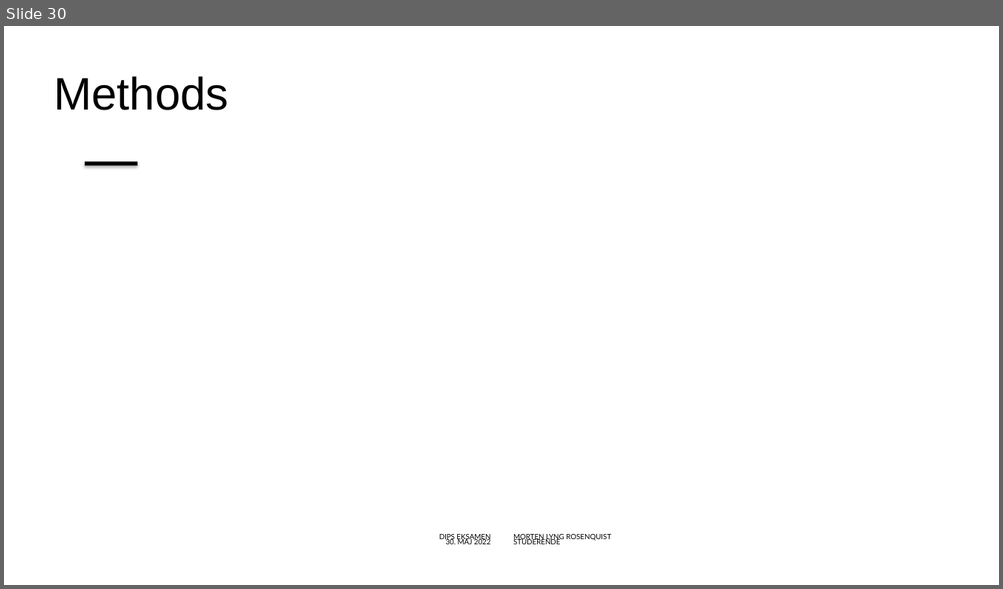
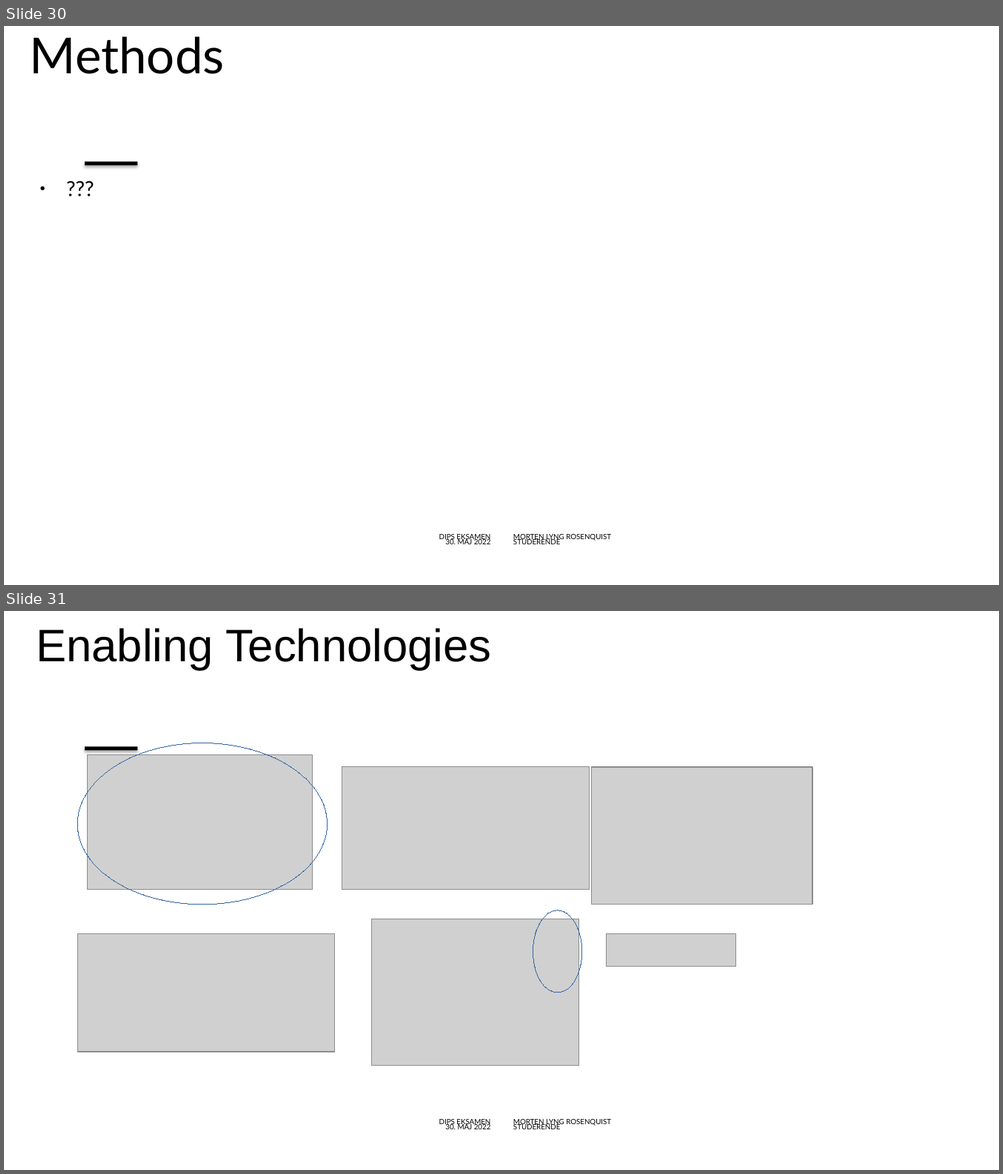
Before and after one commit to mlRosenquist/au-mlr-distributed-and-pervasive-systems, a slide deck: Præsentation.pptx. Shown one above the other, each under a label of ours: slide 30 before the commit, slides 30 and 31 after it. The pictures are 1003x589 and 1003x1174 pixels, drawn with LibreOffice and Linux fonts; fonts in the diff are those of the drawing; grey boxes stand for pictures; background and template pictures are left out. Boxes give left, top, right and bottom in pixels: in the first picture for what was removed or moved away, otherwise in the second. Text is boxed around its words. In the diff, an @@ line names an element or a change of style, - is before the commit and + after.

```diff
--- a/Præsentation.pptx
+++ b/Præsentation.pptx
@@ slide 31 added at box(4, 611, 999, 1170), background #FFFFFF; not listed: 5 template elements that a slide beside it also shows @@
@@ title added at box(36, 628, 492, 670), 44 pt, text #000000 @@
+Enabling Technologies
@@ ellipse added at box(77, 743, 327, 904), outline #3465A4 0 pt @@
@@ picture added at box(87, 755, 312, 890) @@
@@ picture added at box(342, 766, 589, 890) @@
@@ picture added at box(591, 767, 812, 904) @@
@@ picture added at box(371, 919, 578, 1066) @@
@@ ellipse added at box(533, 911, 582, 993), outline #3465A4 0 pt @@
@@ picture added at box(77, 934, 335, 1052) @@
@@ picture added at box(606, 934, 735, 967) @@
@@ slide 30 changed as well @@
@@ title "Methods": place and size @@
-title "Methods" at box(54, 76, 228, 110)
+title "Methods" at box(30, 36, 225, 74)
@@ title "Methods" at box(30, 36, 225, 74): size 44 to 48 pt, font Arial to Lato; vertical alignment middle to bottom @@
@@ text added at box(31, 178, 448, 525), 20 pt, text #000000 @@
+● ???
```
Also in this commit, not shown: 26 other slides changed, 8 other slides added, 3 slides removed, 1 other file.
